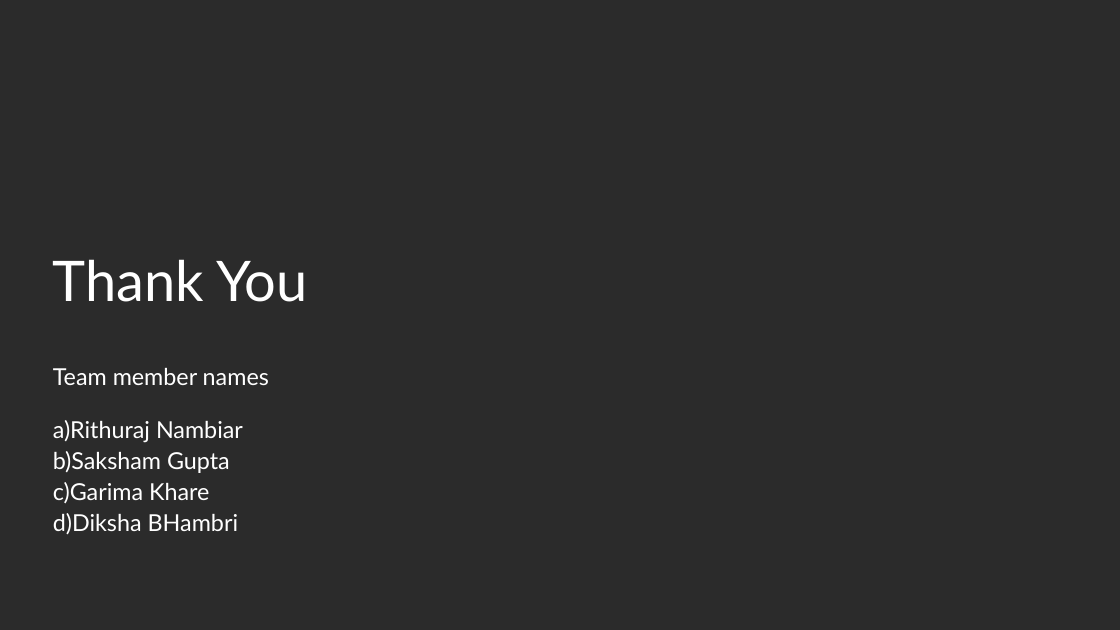
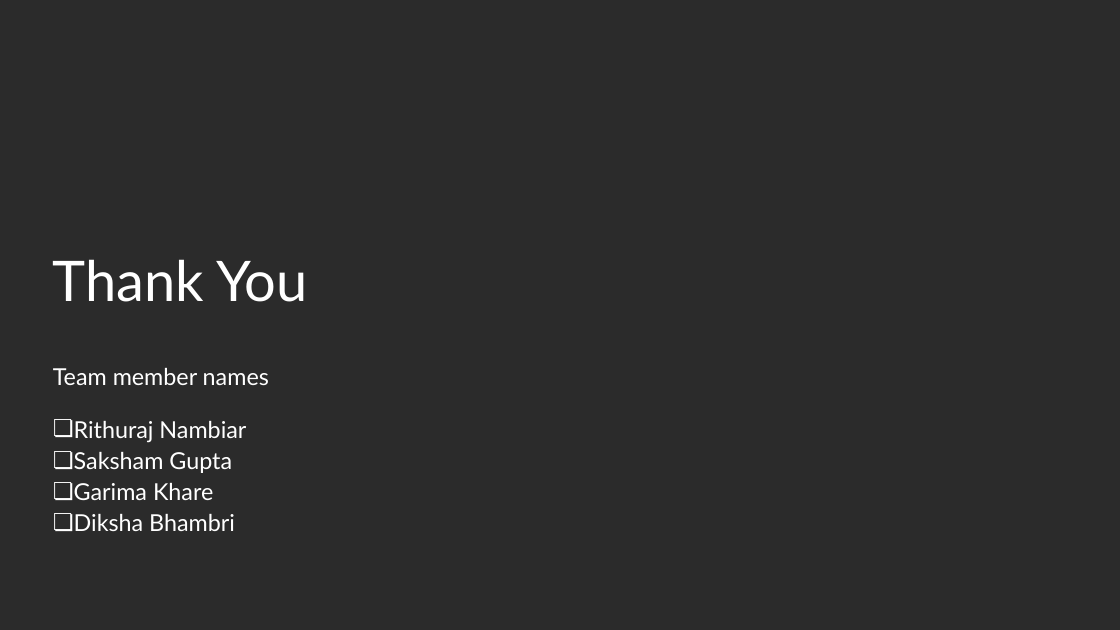
Before and after one commit to dikshabhambri/paycheck, a slide deck: slide 10 of idea/BOB_template.pptx (slide 9 before the commit). Drawn at 1120x630 pixels with LibreOffice and Linux fonts; fonts in the diff are those of the drawing; background and template pictures are left out; a plain dark background stands for a picture behind light text. Boxes give left, top, right and bottom in pixels: in the first picture for what was removed or moved away, otherwise in the second. Text is boxed around its words. In the diff, an @@ line names an element or a change of style, - is before the commit and + after.

```diff
--- a/idea/BOB_template.pptx
+++ b/idea/BOB_template.pptx
@@ subtitle at (x1=53, y1=368, x2=269, y2=500): less space between paragraphs; bullet a) to ❏; more space between paragraphs @@
@@ subtitle at (x1=74, y1=514, x2=235, y2=531): text changed @@
-d) Diksha BHambri
+❏ Diksha Bhambri
```
Also in this commit, not shown: 1 other slide changed, 8 slides added, 7 slides removed, 1 other file.
